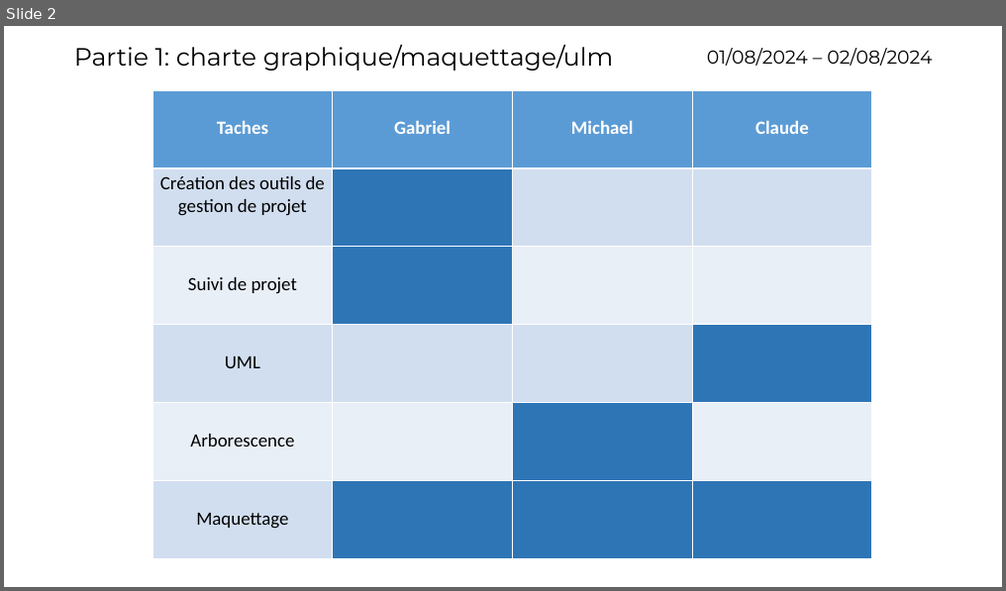
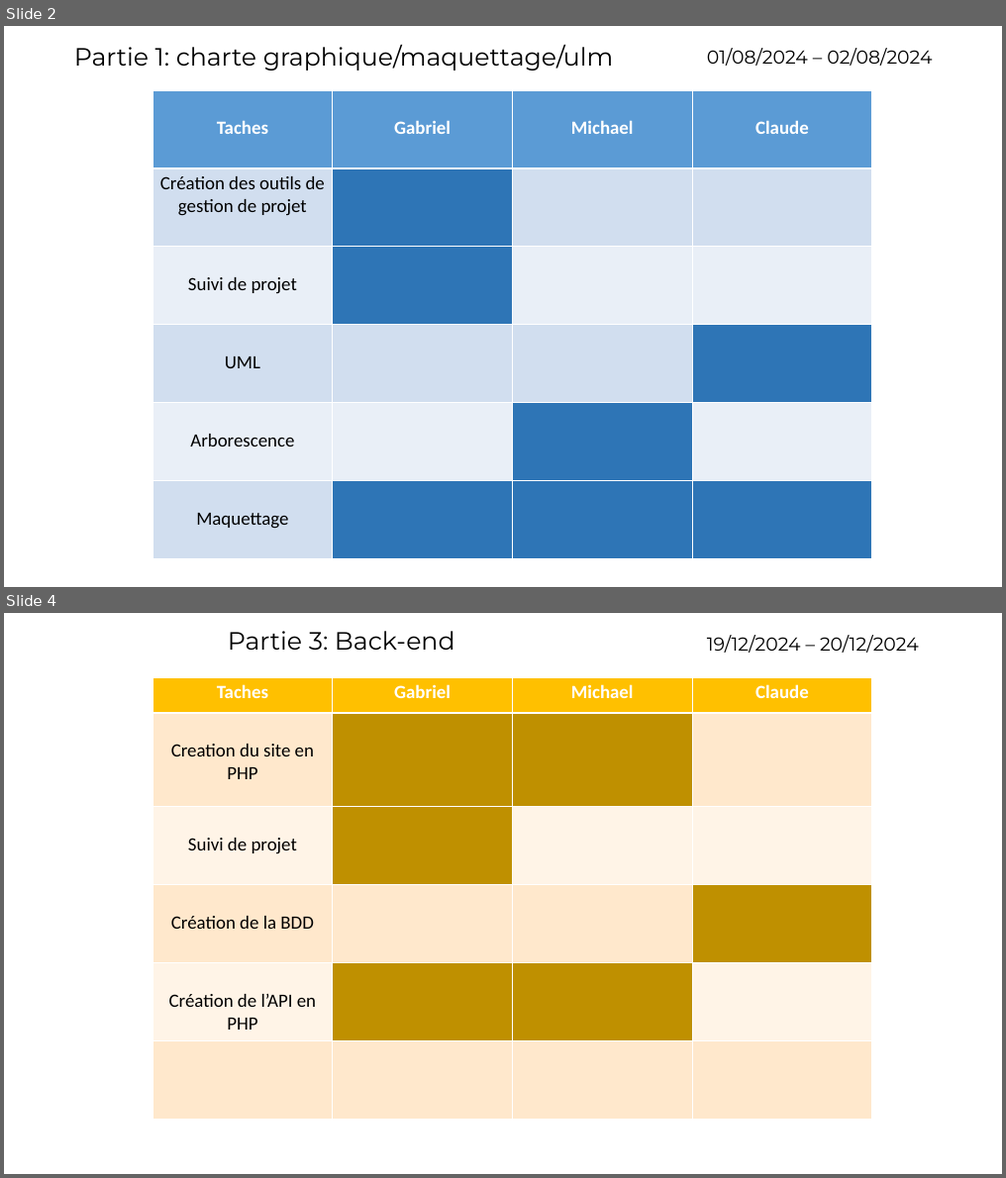
Before and after one commit to gabrielnicouleau/projet_quizz_groupe4, a slide deck: gestion_projet/planning_et_suivi_de_projet.pptx. Shown one above the other, each under a label of ours: slide 2 before the commit, slides 2 and 4 after it; the slides between them are not shown. The pictures are 1006x591 and 1006x1178 pixels, drawn with LibreOffice and Linux fonts; fonts in the diff are those of the drawing. Boxes give left, top, right and bottom in pixels: in the first picture for what was removed or moved away, otherwise in the second. Text is boxed around its words. In the diff, an @@ line names an element or a change of style, - is before the commit and + after.

```diff
--- a/gestion_projet/planning_et_suivi_de_projet.pptx
+++ b/gestion_projet/planning_et_suivi_de_projet.pptx
@@ slide 4 added at (x1=4, y1=613, x2=1002, y2=1174), background #FFFFFF @@
@@ text added at (x1=228, y1=631, x2=455, y2=650), 24 pt, text #000000 @@
+Partie 3: Back-end
@@ text added at (x1=707, y1=635, x2=919, y2=653), 18 pt, text #000000 @@
+19/12/2024 – 20/12/2024
@@ table added at (x1=152, y1=677, x2=871, y2=1120), 6 rows, 4 columns @@
+Taches | Gabriel | Michael | Claude
+Creation du site en PHP |  |  | 
+Suivi de projet |  |  | 
+Création de la BDD |  |  | 
+Création de l’API en PHP |  |  | 
+ |  |  | 
```
Also in this commit, not shown: 1 slide changed, 3 other slides added, 1 other file.
